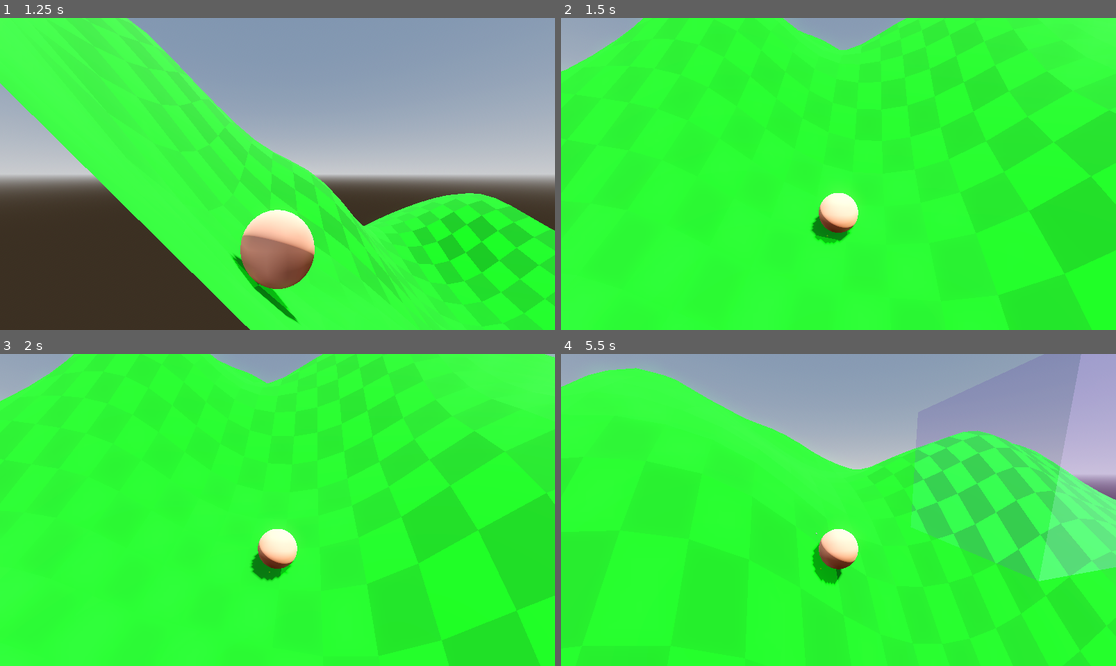
Above: before the commit, frames 1-4 (two rows, left to right).
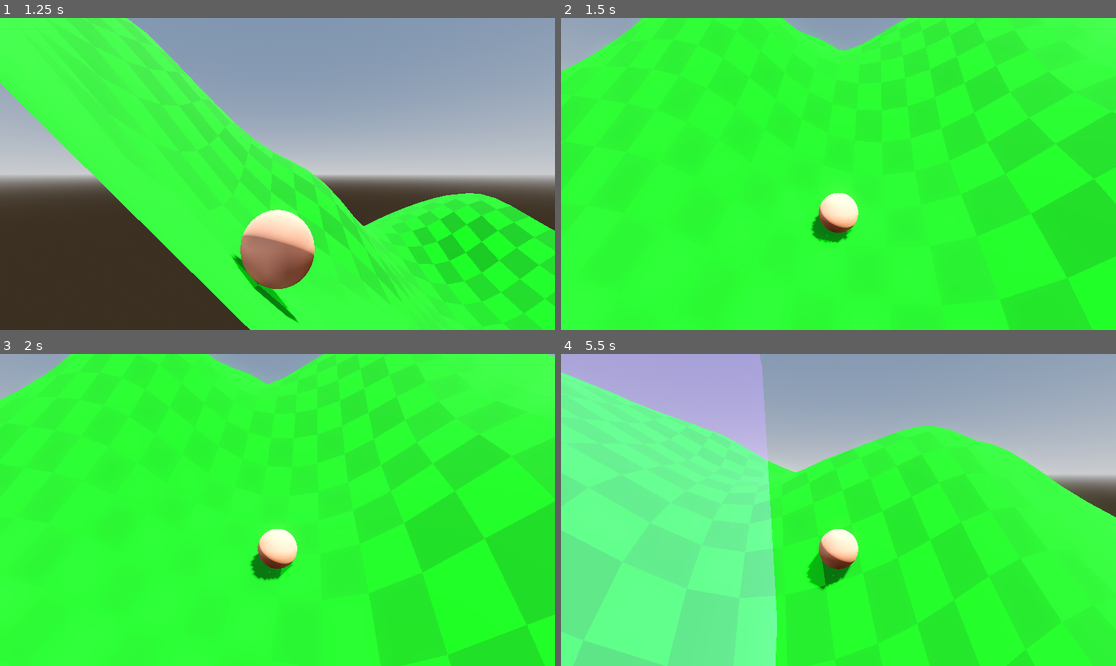
Above: after the commit, the same moments.

Repository: westonkelliher/GetHeavy
Game: Godot game, scene res://world.tscn
Same seed, same stepped clock (60 frames per second), same inputs: the game is played once before the commit and once after it.
Inputs (mouse positions are in pixels of both pictures, inside the frame that each line leads up to):
- Up to frame 1 (1.25 s): move the mouse to (399, 158) at 0.52 s; hold D (move_right) from 0.53 s (still down); tap Space (heavy) at 0.6 s; click (399, 158) at 0.67 s
- Up to frame 2 (1.5 s): move the mouse to (810, 174) at 1.27 s; release D (move_right) at 1.28 s; hold W (move_forward) from 1.28 s (still down); tap Space (heavy) at 1.35 s
- Up to frame 3 (2 s): keep holding W (move_forward)
- Up to frame 4 (5.5 s): keep holding W (move_forward); move the mouse to (849, 503) at 2.02 s; tap Space (heavy) every 0.75 s from 2.1 to 5.1 s; move the mouse to (832, 516) at 2.77 s; click (832, 516) at 2.92 s; move the mouse to (877, 513) at 3.52 s; move the mouse to (794, 506) at 4.27 s; move the mouse to (844, 510) at 5.02 s; click (844, 510) at 5.17 s

Frame 1 is identical in both runs. In frame 2, 0.7% of the frame differs, in the area x 0-100%, y 0-96%; in frame 3, 3.5%; in frame 4, 52%, in the area x 0-100%, y 0-100%.

Commit message:
cleanup and fix wasd movement

Diff:
--- a/player.gd
+++ b/player.gd
@@ -78,31 +78,7 @@
 		var s := target_scale
 		$Shape.shape.radius = s/2
 		$Cast.shape.radius = s/2
-	var acc := Vector3.ZERO
-	if Input.is_action_pressed("move_forward"):
-		acc += Vector3.FORWARD
-	if Input.is_action_pressed("move_backward"):
-		acc -= Vector3.FORWARD
-	if Input.is_action_pressed("move_left"):
-		acc -= Vector3.RIGHT
-	if Input.is_action_pressed("move_right"):
-		acc += Vector3.RIGHT
-	move_acc = calc_move_acc(acc)
-
-
-func calc_move_acc(input_dir: Vector3) -> Vector3:
-	var cam_rot := get_cam_node().global_rotation.y
-	var acc_unit := input_dir.normalized().rotated(Vector3.UP, cam_rot)
-	# dot product with velocity so we don't acc past max move speed
-	# change yaw of acc to match surface slope
-	var slope := Calc.get_ground_slope_in_dir_at(acc_unit.x, acc_unit.z, global_position.x, global_position.z)
-	var acc_right := acc_unit.rotated(Vector3.UP, -PI/2)
-	acc_unit = acc_unit.rotated(acc_right, min(0,slope))
-	var vel_dot := velocity.dot(acc_unit)
-	if vel_dot > MAX_MOVE_SPEED:
-		return Vector3.ZERO
-	$Debug/Ray.target_position = acc_unit * 3
-	return acc_unit * MOVE_ACCELERATION
+
 
 #### Physics ####
 func _physics_process(delta: float) -> void:
@@ -112,7 +88,7 @@
 	phys_grav(delta)
 	phys_sloping(delta) # lift a bit if we go convex
 	#var vy := velocity.y
-	phys_input_acc(delta, move_acc)
+	phys_input_acc(delta)
 	phys_move_and_slide(delta)
 	#velocity.y = vy
 	phys_friction(delta)
@@ -137,12 +113,6 @@
 		$SnapCast.force_shapecast_update()
 		if not $SnapCast.is_colliding():
 			grounded=false
-		var speed := velocity.length()
-		if speed > move_acc.length():
-			velocity *= (speed - move_acc.length()) / speed
-			velocity += move_acc*2.0*delta
-		else:
-			velocity += move_acc*delta
 		return
 	var c_point: Vector3 = $Cast.get_collision_point(0)
 	var c_fraction: float = $Cast.get_closest_collision_unsafe_fraction()
@@ -198,7 +168,7 @@
 	phys_snap_to_surface(c_normal)
 	var vn := perpendicular.normalized()
 	velocity = vn * vn.dot(velocity)
-	velocity += move_acc*delta
+	# velocity += move_acc*delta
 		# TODO: to dot or not to dot? for now sqrt()
 	grounded=true
 
@@ -249,12 +219,28 @@
 	velocity *= q
 
 
-func phys_input_acc(delta: float, acc: Vector3) -> void:
-	var acc_mag := acc.length()
-	if acc_mag == 0:
+func phys_input_acc(delta: float) -> void:
+	var input_dir := Vector3.ZERO
+	if Input.is_action_pressed("move_forward"):
+		input_dir += Vector3.FORWARD
+	if Input.is_action_pressed("move_backward"):
+		input_dir -= Vector3.FORWARD
+	if Input.is_action_pressed("move_left"):
+		input_dir -= Vector3.RIGHT
+	if Input.is_action_pressed("move_right"):
+		input_dir += Vector3.RIGHT
+	var cam_rot := get_cam_node().global_rotation.y
+	var acc_unit := input_dir.normalized().rotated(Vector3.UP, cam_rot)
+	# dot product with velocity so we don't acc past max move speed
+	# change yaw of acc to match surface slope
+	var slope := Calc.get_ground_slope_in_dir_at(acc_unit.x, acc_unit.z, global_position.x, global_position.z)
+	var acc_right := acc_unit.rotated(Vector3.UP, -PI/2)
+	acc_unit = acc_unit.rotated(acc_right, min(0,slope))
+	var vel_dot := velocity.dot(acc_unit)
+	if vel_dot > MAX_MOVE_SPEED:
 		return
-	var acc_dir := acc.normalized()
-	move_vel += acc_dir * delta
+	$Debug/Ray.target_position = acc_unit * 3
+	velocity += acc_unit * MOVE_ACCELERATION * delta
 
 ### Helper ###
 
